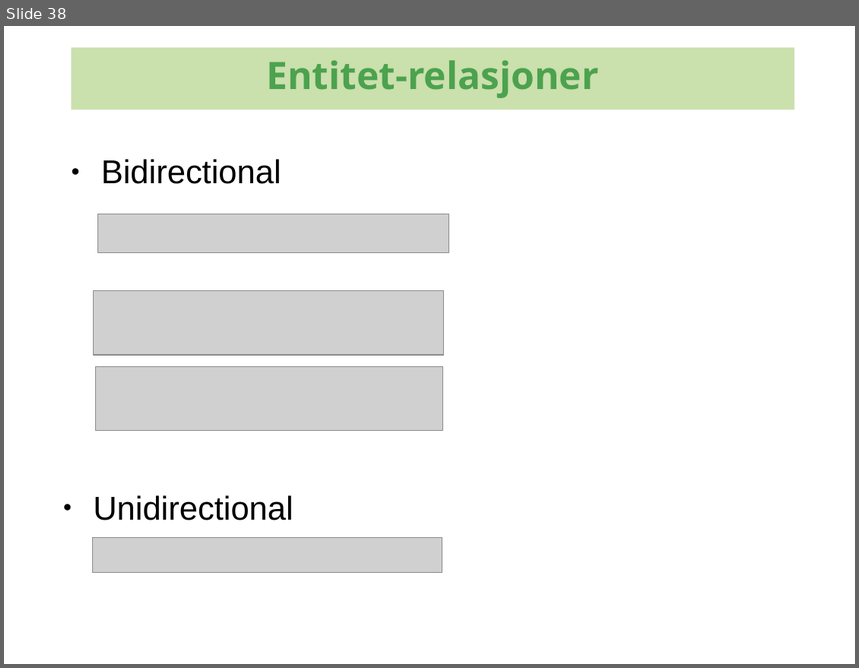
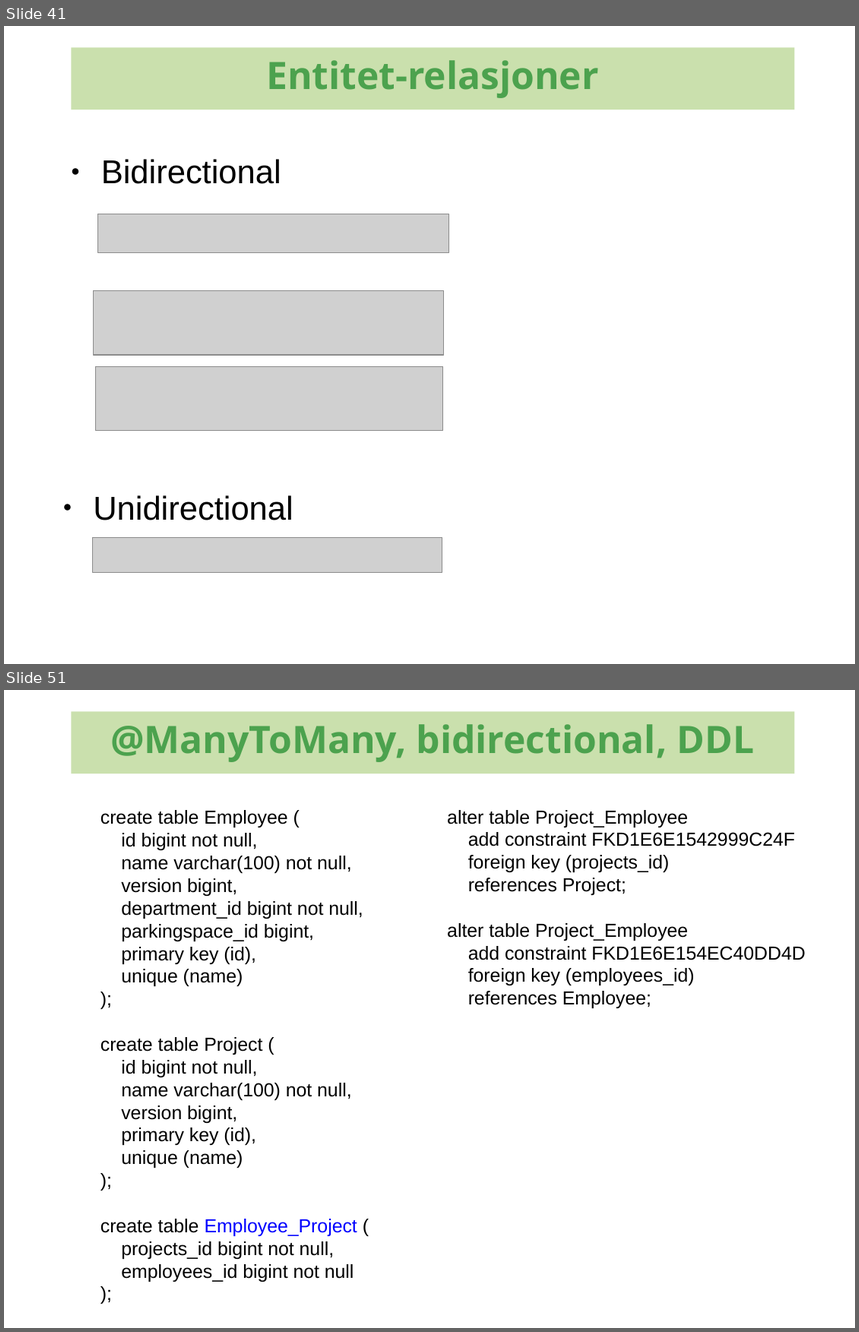
Before and after one commit to kenglxn/seam-maven-refimpl, a slide deck: sandbox/loo/jpa-continued/jpa-continued.odp. Shown one above the other, each under a label of ours: slide 38 before the commit, slides 41 and 51 after it; the slides between them are not shown. The pictures are 859x668 and 859x1332 pixels, drawn with LibreOffice and Linux fonts; fonts in the diff are those of the drawing; grey boxes stand for pictures; background and template pictures are left out. Boxes give left, top, right and bottom in pixels: in the first picture for what was removed or moved away, otherwise in the second. Text is boxed around its words. In the diff, an @@ line names an element or a change of style, - is before the commit and + after.

```diff
--- a/sandbox/loo/jpa-continued/jpa-continued.odp
+++ b/sandbox/loo/jpa-continued/jpa-continued.odp
@@ slide 51 added at <box>4,690,855,1328</box>, background #FFFFFF @@
@@ rectangle added at <box>71,711,794,774</box>, fill #CAE0AD, 32 pt, text #4CA24E, bold @@
+@ManyToMany, bidirectional, DDL
@@ text added at <box>101,810,363,1282</box>, 16 pt, text #000000 @@
+create table Employee (
+id bigint not null,
+name varchar(100) not null,
+version bigint,
+department_id bigint not null,
+parkingspace_id bigint,
+primary key (id),
+unique (name)
+);
+create table Project (
+id bigint not null,
+name varchar(100) not null,
+version bigint,
+primary key (id),
+unique (name)
+);
+create table Employee_Project (
+projects_id bigint not null,
+employees_id bigint not null
+);
@@ text added at <box>447,810,805,1008</box>, 16 pt, text #000000 @@
+alter table Project_Employee
+add constraint FKD1E6E1542999C24F
+foreign key (projects_id)
+references Project;
+alter table Project_Employee
+add constraint FKD1E6E154EC40DD4D
+foreign key (employees_id)
+references Employee;
@@ what was slide 38 is now slide 41 @@
```
Also in this commit, not shown: 11 slides changed, 18 other slides added.
